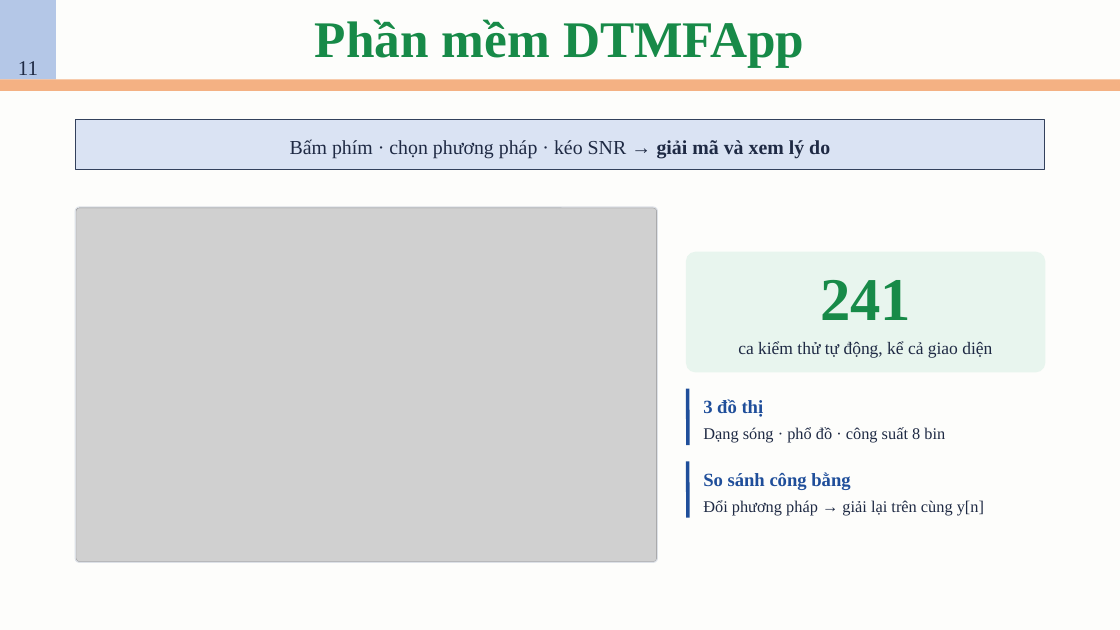
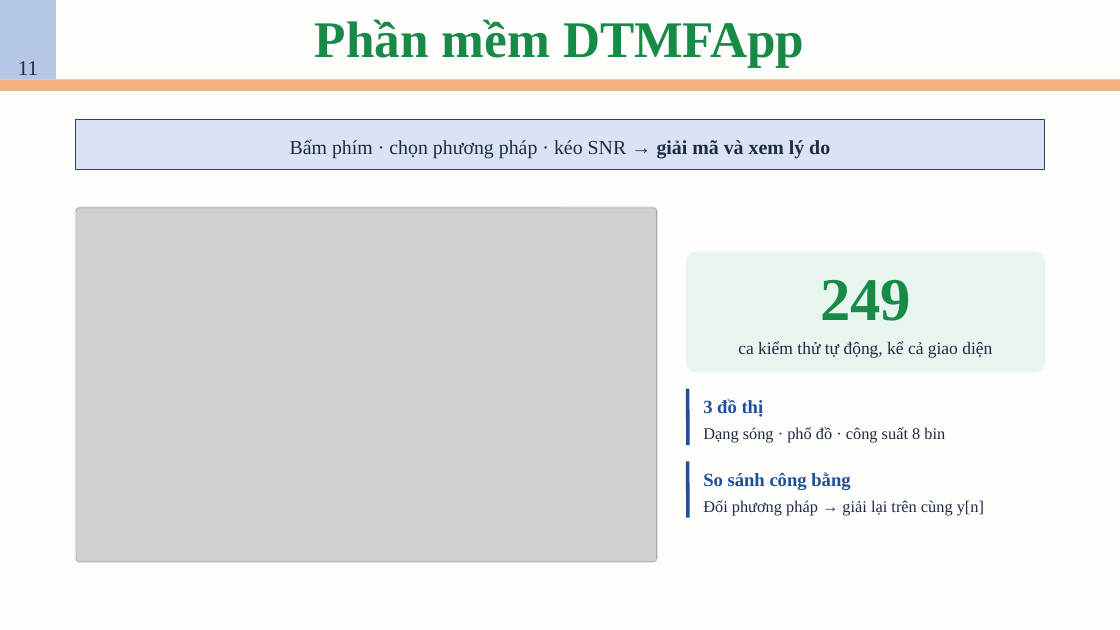
Before and after one commit to AIVIETNAM-AIO-DoHongNhat/DTMF, a slide deck: slide 11 of slides/Hệ thống phát và giải mã tín hiệu DTMF.pptx. Drawn at 1120x630 pixels with LibreOffice and Linux fonts; fonts in the diff are those of the drawing; grey boxes stand for pictures. Boxes give left, top, right and bottom in pixels: in the first picture for what was removed or moved away, otherwise in the second. Text is boxed around its words. In the diff, an @@ line names an element or a change of style, - is before the commit and + after.

```diff
--- a/slides/Hệ thống phát và giải mã tín hiệu DTMF.pptx
+++ b/slides/Hệ thống phát và giải mã tín hiệu DTMF.pptx
@@ text at <box>820,280,911,321</box>: text changed @@
-241
+249
```
Also in this commit, not shown: 2 other slides changed, 13 other files.
